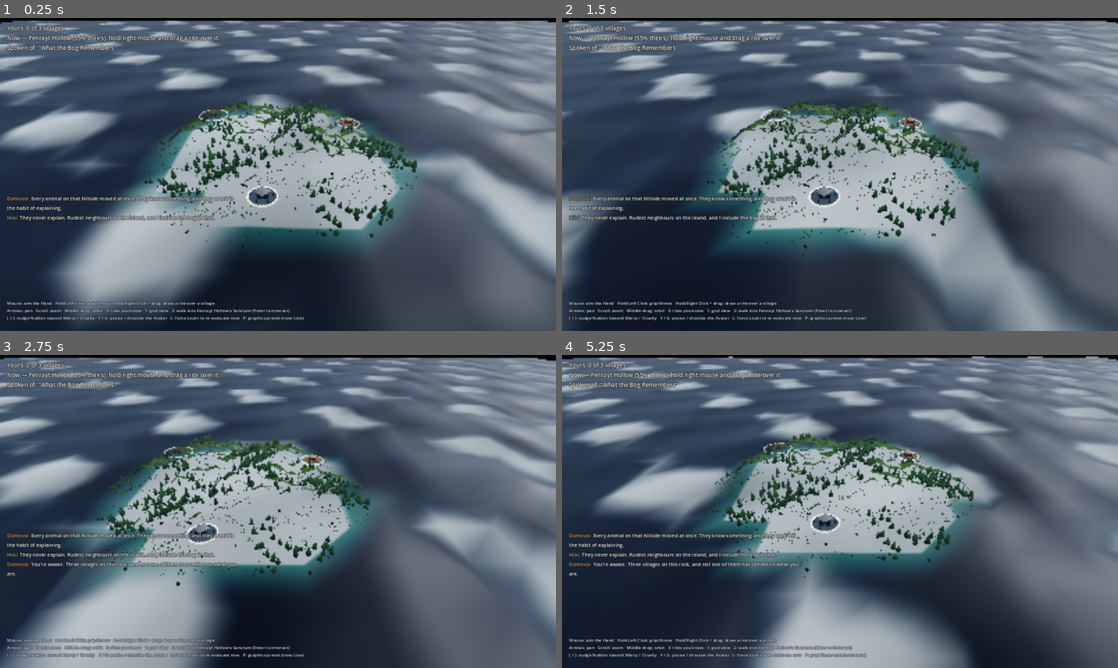
Above: before the commit, frames 1-4 (two rows, left to right).
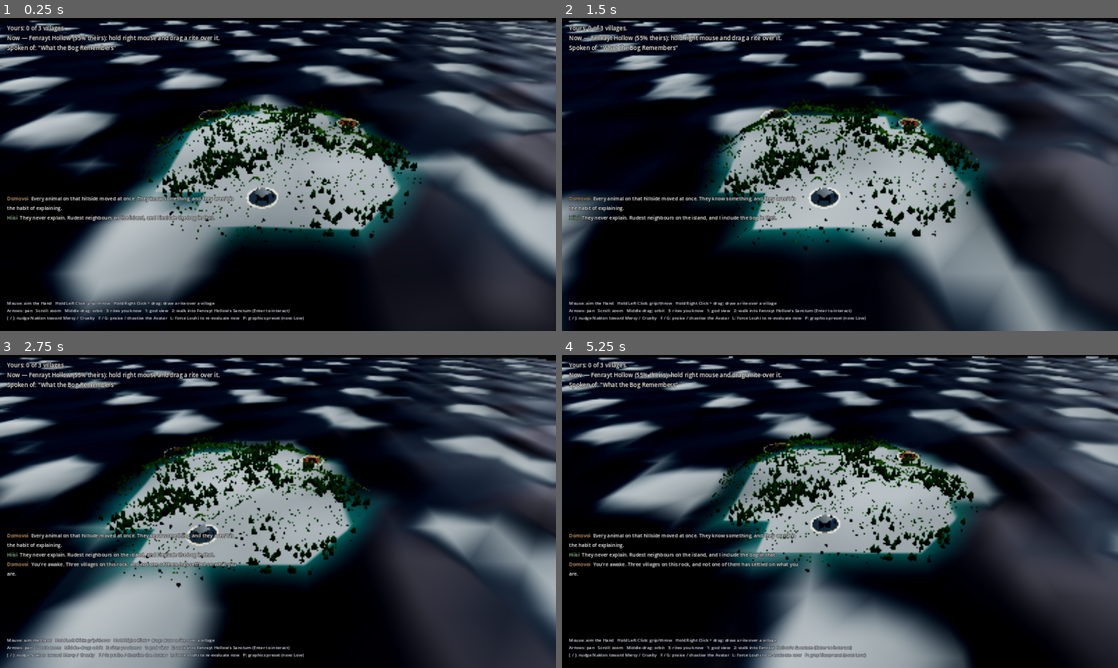
Above: after the commit, the same moments.

Repository: VolkMicro/BW
Game: Godot game, scene res://world/god_view.tscn
The game is run twice, just before and just after one commit, with the same random seed, the same clock (stepped at 60 frames per second) and the same inputs.
Inputs (mouse positions are in pixels of both pictures, inside the frame that each line leads up to):
- Up to frame 1 (0.25 s): no input
- Up to frame 2 (1.5 s): tap Enter (ui_accept) at 0.5 s; drag from (684, 246) to (895, 105) at 0.52 s; drag from (728, 190) to (812, 237) at 1.27 s
- Up to frame 3 (2.75 s): move the mouse to (333, 442) at 2.02 s; hold Right (ui_right) from 2.03 s (still down); right-click (333, 442) at 2.1 s
- Up to frame 4 (5.25 s): release Right (ui_right) at 2.75 s; drag from (812, 574) to (673, 464) at 2.77 s; move the mouse to (1006, 558) at 3.52 s; hold Left (ui_left) 3.53-4.25 s; tap K at 3.6 s; tap Enter (ui_accept) at 3.77, 4.07 s; drag from (673, 464) to (756, 433) at 4.27 s; move the mouse to (867, 511) at 5.02 s; hold Down (ui_down) from 5.03 s (still down); hold Space from 5.03 s (still down); click (867, 511) at 5.17 s

The runs differ from the first frame. In frame 1, 78% of the frame differs, in the area x 0-100%, y 0-100%; in frame 2, 81%; in frame 3, 76%; in frame 4, 79%.

Commit message:
Hydraulic erosion, and fog moved off the play space
Implements the top item from the research pass: particle-based hydraulic
erosion in IslandGenerator, replacing most of the box-blur smoothing.
Blurring is not erosion — it removes detail evenly, which is why the island
read as a smooth mesa: nothing had ever run down it.

Standard droplet model — steer downhill with inertia, compare carried
sediment against capacity, cut when under and deposit when over or when
running uphill. Two details do the work: a SEA DRAIN, so a droplet reaching
sea level terminates instead of pooling at the coast (the failure mode Nick
McDonald's hydrology write-up names), which an island makes trivial; and
eroding through a weighted brush rather than a single cell, so channels
appear instead of one-pixel needles.

Measured: 818 ms for 22,000 droplets, once at generation, zero frame cost.
Height range preserved, and only 17 of 25,921 vertices end steeper than
n.y < 0.55 — so it does not reintroduce the near-vertical slopes behind the
old hole bug. Branching valleys are now visible and the clustered forest
follows them, since the scatter rules key off slope.

Exposes flow_at() — the normalised flow map, free from the same simulation.
Nothing consumes it yet; it is the intended input for river placement and
moisture-driven vegetation, replacing guesswork from slope and height.

Fog: was exponential, which starts at the camera, so it lay a blue-grey
sheet over the play space itself — measured, it pulled the island from
green-dominant (G-B = +1) to blue-dominant (G-B = -3). Now depth-mode fog
starting at 420 m, past the island and before the ocean's edge, so the
horizon is still hidden and the island is not washed.

Recorded a trap that cost two debugging sessions: graphics_preset.gd forces
fog_enabled = true at runtime, so setting it false in the .tres does
nothing, and any test relying on that is invalid.

The terrain still renders pale rather than green. Not fixed, and I am not
going to pretend otherwise — but the search space is now much smaller and
the findings are written up in worldbuilding_practices.md. The decisive one:
forcing ALBEDO to pure green in the terrain shader changes the rendered
result by about 1/255, so the surface on screen is not that shader's output.
Ruled out by individual renders: grass scatter, ocean, fog, specular,
roughness, sky reflections, shadows, tonemapper. Next thing to try is
putting a garish material on island_material.tres directly, to test whether
the material override in IslandTerrain.regenerate() is the real suspect.

Co-Authored-By: Claude Opus 5 <noreply@anthropic.com>

Diff:
--- a/environment/world_environment.tres
+++ b/environment/world_environment.tres
@@ -79,7 +79,25 @@
 ssr_enabled = false
 sdfgi_enabled = false
 volumetric_fog_enabled = false
+; Fog is DEPTH-mode, not exponential, and it starts well beyond the island.
+; Exponential fog begins at the camera, so at god-view range it laid a
+; blue-grey sheet over the play space itself — measured: it was pulling the
+; island from green (G-B = +1) to blue-dominant (G-B = -3) and washing out
+; ~46% of its colour. That is the opposite of what atmosphere is for. The
+; horizon still needs hiding (the ocean plane ends at 1200 m), so fog now
+; begins at 420 m — past the island, before the ocean's edge — and reaches
+; full strength at the horizon.
+;
+; NOTE: environment/graphics_preset.gd forces fog_enabled = true at runtime,
+; so setting it false here does nothing. Two separate debugging sessions were
+; lost to that; the knobs that actually work are these depth bounds and
+; naklon_environment_driver.gd's MERCY/CRUELTY_FOG_DENSITY constants.
 fog_enabled = true
+fog_mode = 1
+fog_depth_begin = 420.0
+fog_depth_end = 2100.0
+fog_depth_curve = 1.4
+fog_sky_affect = 0.35
 fog_light_color = Color(0.639, 0.702, 0.784, 1)
 fog_density = 0.0008
 adjustment_enabled = true
--- a/world/terrain/island_generator.gd
+++ b/world/terrain/island_generator.gd
@@ -116,15 +116,82 @@
 	h -= (1.0 - mask) * max_height * 0.35
 	return h + sea_level
 
-## Smoothing passes applied to the sampled heightmap (not to height_at()
-## itself) — a cheap, uniform 3x3 box blur run `smoothing_passes` times.
-## Rounds off the short, sharp per-cell creases FRACTAL_RIDGED still leaves
-## even at a low blend weight, without touching height_at()'s per-point
-## contract (village placement, footstep raycasts, etc. all still sample
-## the *unsmoothed* analytic function — only the render mesh / collision
-## grid, which is what a player actually walks on and looks at, gets the
-## smoothed version, via this cache). 0 disables smoothing entirely.
-@export var smoothing_passes: int = 2
+## A light box blur run BEFORE erosion, only to take the sharpest per-cell
+## creases off the raw ridged noise so droplets do not spend their whole life
+## trapped in one-cell pits. Erosion does the real shaping now, so this is 1
+## pass rather than the 2 it used to be. 0 disables it.
+##
+## Note it applies to the sampled grid, not to height_at() — that function
+## stays the raw analytic value. Anything that needs to agree with the
+## surface a player actually sees and collides with must call
+## sample_smoothed_height() instead, which reads this same eroded grid.
+@export var smoothing_passes: int = 1
+
+# ---------------------------------------------------------------------------
+# HYDRAULIC EROSION
+#
+# Blurring is not erosion. A blur removes detail evenly everywhere, which is
+# precisely why this island used to read as a smooth mesa: it had no valleys,
+# because nothing had ever run down it. Real terrain looks the way it does
+# because water carved it, and the cheapest honest way to get that is to
+# simulate the water.
+#
+# Standard particle model. Each droplet spawns somewhere on the island, then
+# repeatedly: reads the height gradient under itself, steers downhill (with
+# some inertia so it does not snap to the steepest neighbour and produce
+# staircase artefacts), moves one cell, and compares how much sediment it is
+# carrying against how much it *could* carry at its current speed and slope.
+# Under capacity, it scoops terrain up; over capacity — or moving uphill — it
+# drops sediment, which is what fills basins and builds the gentle deltas
+# where a valley meets flat ground.
+#
+# Two details make the difference between this working and not:
+#
+#  * THE SEA DRAIN. A droplet that reaches sea level is done — it has run
+#    into the ocean. Without that, droplets pool at the coast and the
+#    shoreline gets a ring of deposited silt instead of river mouths. This is
+#    the failure mode Nick McDonald's hydrology write-up calls out (pools
+#    treating the map boundary as a wall); an island makes the fix trivial,
+#    since the boundary genuinely is a drain.
+#
+#  * ERODING THROUGH A BRUSH, not a single cell. Removing height from one
+#    cell per step carves single-pixel spikes that look like noise and break
+#    the normals. Each erosion event is spread over a small radius, weighted
+#    by distance, so what appears is a channel rather than a needle.
+#
+# Cost is paid ONCE, at generation, on a 161x161 grid — it cannot touch frame
+# rate at all, which matters because this project's target hardware is a
+# laptop with integrated graphics (docs/systems/performance_lowspec.md).
+# ---------------------------------------------------------------------------
+
+## 0 disables erosion entirely and falls back to blur-only terrain.
+@export var erosion_droplets: int = 22000
+## Max steps a single droplet may take before it is abandoned.
+@export var erosion_droplet_lifetime: int = 26
+## How strongly a droplet keeps its heading vs. following the gradient.
+## 0 = always straight down the steepest slope (staircase artefacts),
+## 1 = never turns. Low values look like water, high values look like noise.
+@export_range(0.0, 1.0) var erosion_inertia: float = 0.06
+## Multiplier on how much sediment a droplet can carry for a given
+## speed/slope/volume. Higher = deeper valleys.
+@export var erosion_capacity: float = 5.5
+## Floor on capacity so a droplet on dead-flat ground still does something
+## rather than dumping its whole load in one cell.
+@export var erosion_min_capacity: float = 0.02
+@export_range(0.0, 1.0) var erosion_erode_rate: float = 0.35
+@export_range(0.0, 1.0) var erosion_deposit_rate: float = 0.28
+@export_range(0.0, 1.0) var erosion_evaporation: float = 0.025
+@export var erosion_gravity: float = 10.0
+## Radius, in cells, that a single erosion event is spread over.
+@export var erosion_brush_radius: int = 2
+
+## Per-cell record of how much water crossed it, normalised 0..1 after the
+## run. This is the flow map, and it is the genuinely valuable by-product:
+## it is the correct input for placing rivers (high flow), for deciding where
+## vegetation should be lush (damp valleys) vs. where bare rock shows
+## (scoured ridges), rather than guessing from slope and height alone.
+## Empty until a grid has been built. See flow_at().
+var _flow: PackedFloat32Array = PackedFloat32Array()
 
 func _sample_grid(res: int) -> PackedFloat32Array:
 	if _cached_resolution == res and _cached_heights.size() == res * res:
@@ -140,9 +207,164 @@
 			heights[zi * res + xi] = height_at(wx, wz)
 	for i in smoothing_passes:
 		heights = _box_blur(heights, res)
+	if erosion_droplets > 0:
+		_erode(heights, res)
 	_cached_heights = heights
 	_cached_resolution = res
 	return heights
+
+## Normalised 0..1 water flow through the cell nearest this local XZ point.
+## 0 until a grid has been built. Bilinear would be overkill — consumers of
+## this (river placement, vegetation moisture) want a broad signal, not a
+## precise one.
+func flow_at(local_x: float, local_z: float) -> float:
+	if _flow.is_empty() or _cached_resolution <= 0:
+		return 0.0
+	var res := _cached_resolution
+	var half := size_meters * 0.5
+	var step := size_meters / float(res - 1)
+	var xi := clampi(int(round((local_x + half) / step)), 0, res - 1)
+	var zi := clampi(int(round((local_z + half) / step)), 0, res - 1)
+	return _flow[zi * res + xi]
+
+func _erode(heights: PackedFloat32Array, res: int) -> void:
+	var rng := RandomNumberGenerator.new()
+	# Seeded off the island's own seed, so the same island always erodes into
+	# the same valleys — the whole generator is meant to be reproducible from
+	# island_seed alone.
+	rng.seed = hash(island_seed) ^ 0x5EED
+	var step := size_meters / float(res - 1)
+	var half := size_meters * 0.5
+
+	_flow = PackedFloat32Array()
+	_flow.resize(res * res)
+
+	# Precompute the erosion brush: offsets within the radius and their
+	# distance weights, normalised to sum to 1 so an erosion event removes
+	# exactly the amount asked for regardless of radius.
+	var brush_dx := PackedInt32Array()
+	var brush_dz := PackedInt32Array()
+	var brush_w := PackedFloat32Array()
+	var wsum := 0.0
+	for bz in range(-erosion_brush_radius, erosion_brush_radius + 1):
+		for bx in range(-erosion_brush_radius, erosion_brush_radius + 1):
+			var d := sqrt(float(bx * bx + bz * bz))
+			if d > float(erosion_brush_radius):
+				continue
+			var w := 1.0 - d / float(erosion_brush_radius + 1)
+			brush_dx.append(bx)
+			brush_dz.append(bz)
+			brush_w.append(w)
+			wsum += w
+	for i in brush_w.size():
+		brush_w[i] = brush_w[i] / wsum
+
+	var max_index := res - 1
+	var flow_peak := 0.0
+
+	for _d in erosion_droplets:
+		# Spawn anywhere on the grid. Droplets starting below sea level die
+		# immediately in the loop's first check, which is correct and cheap.
+		var px := rng.randf() * float(max_index)
+		var pz := rng.randf() * float(max_index)
+		var dx := 0.0
+		var dz := 0.0
+		var speed := 1.0
+		var water := 1.0
+		var sediment := 0.0
+
+		for _life in erosion_droplet_lifetime:
+			var cx := int(px)
+			var cz := int(pz)
+			if cx < 0 or cz < 0 or cx >= max_index or cz >= max_index:
+				break
+			var fx := px - float(cx)
+			var fz := pz - float(cz)
+			var i00 := cz * res + cx
+			var i10 := i00 + 1
+			var i01 := i00 + res
+			var i11 := i01 + 1
+			var h00 := heights[i00]
+			var h10 := heights[i10]
+			var h01 := heights[i01]
+			var h11 := heights[i11]
+
+			# Height and gradient under the droplet, bilinear.
+			var height_here := h00 * (1.0 - fx) * (1.0 - fz) + h10 * fx * (1.0 - fz) \
+				+ h01 * (1.0 - fx) * fz + h11 * fx * fz
+
+			# THE SEA DRAIN: the droplet has reached the ocean, it is done.
+			if height_here <= sea_level:
+				break
+
+			_flow[i00] += water
+			if _flow[i00] > flow_peak:
+				flow_peak = _flow[i00]
+
+			var grad_x := (h10 - h00) * (1.0 - fz) + (h11 - h01) * fz
+			var grad_z := (h01 - h00) * (1.0 - fx) + (h11 - h10) * fx
+
+			dx = dx * erosion_inertia - grad_x * (1.0 - erosion_inertia)
+			dz = dz * erosion_inertia - grad_z * (1.0 - erosion_inertia)
+			var dlen := sqrt(dx * dx + dz * dz)
+			if dlen < 0.0001:
+				break # sitting in a pit with nowhere to go
+			dx /= dlen
+			dz /= dlen
+
+			px += dx
+			pz += dz
+			var ncx := int(px)
+			var ncz := int(pz)
+			if ncx < 0 or ncz < 0 or ncx >= max_index or ncz >= max_index:
+				break
+
+			var nfx := px - float(ncx)
+			var nfz := pz - float(ncz)
+			var n00 := ncz * res + ncx
+			var new_height := heights[n00] * (1.0 - nfx) * (1.0 - nfz) \
+				+ heights[n00 + 1] * nfx * (1.0 - nfz) \
+				+ heights[n00 + res] * (1.0 - nfx) * nfz \
+				+ heights[n00 + res + 1] * nfx * nfz
+			var delta := new_height - height_here
+
+			var capacity := maxf(-delta * speed * water * erosion_capacity, erosion_min_capacity)
+
+			if sediment > capacity or delta > 0.0:
+				# Over capacity, or running uphill: drop material. When
+				# running uphill, never drop more than fills the step — that
+				# is what turns a pit into flat ground rather than a bump.
+				var drop := (sediment - capacity) * erosion_deposit_rate if delta <= 0.0 \
+					else minf(delta, sediment)
+				sediment -= drop
+				# Deposit bilinearly on the four cells we just left, so the
+				# fill follows the surface instead of stacking on one vertex.
+				heights[i00] += drop * (1.0 - fx) * (1.0 - fz)
+				heights[i10] += drop * fx * (1.0 - fz)
+				heights[i01] += drop * (1.0 - fx) * fz
+				heights[i11] += drop * fx * fz
+			else:
+				# Under capacity on a downhill step: cut. Never cut deeper
+				# than the step itself, or the droplet digs a shaft.
+				var cut := minf((capacity - sediment) * erosion_erode_rate, -delta)
+				sediment += cut
+				for bi in brush_w.size():
+					var bx := cx + brush_dx[bi]
+					var bz := cz + brush_dz[bi]
+					if bx < 0 or bz < 0 or bx > max_index or bz > max_index:
+						continue
+					heights[bz * res + bx] -= cut * brush_w[bi]
+
+			speed = sqrt(maxf(speed * speed + delta * erosion_gravity, 0.0))
+			water *= (1.0 - erosion_evaporation)
+			if water < 0.01:
+				break
+
+	# Normalise the flow map so consumers get a stable 0..1 regardless of
+	# droplet count.
+	if flow_peak > 0.0:
+		for i in _flow.size():
+			_flow[i] = _flow[i] / flow_peak
 
 ## One pass of a 3x3 box blur (self + 4-neighbor average, edge samples
 ## clamped rather than wrapped) — cheap (single pass over the grid, no
Not shown, changed: docs/systems/worldbuilding_practices.md
